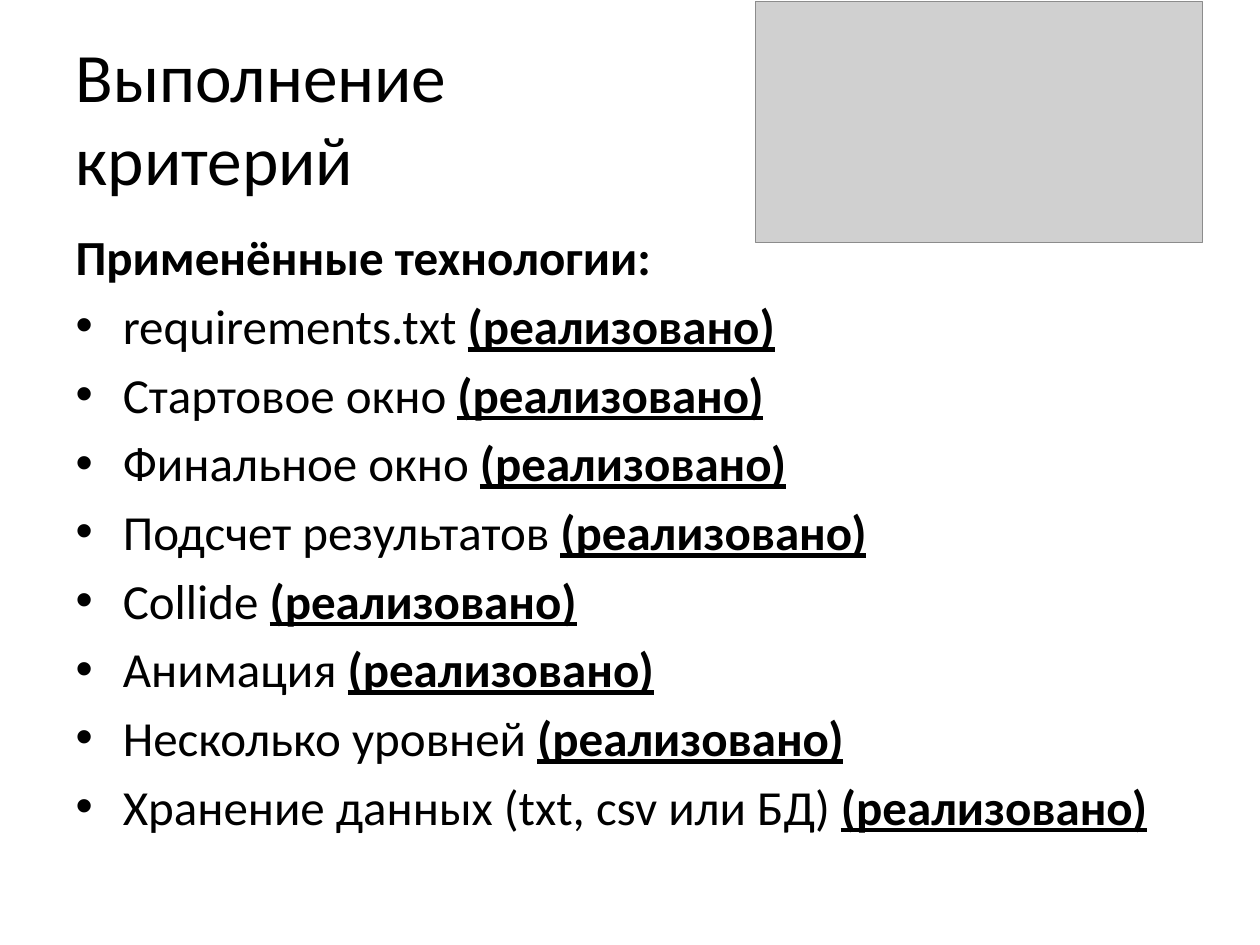
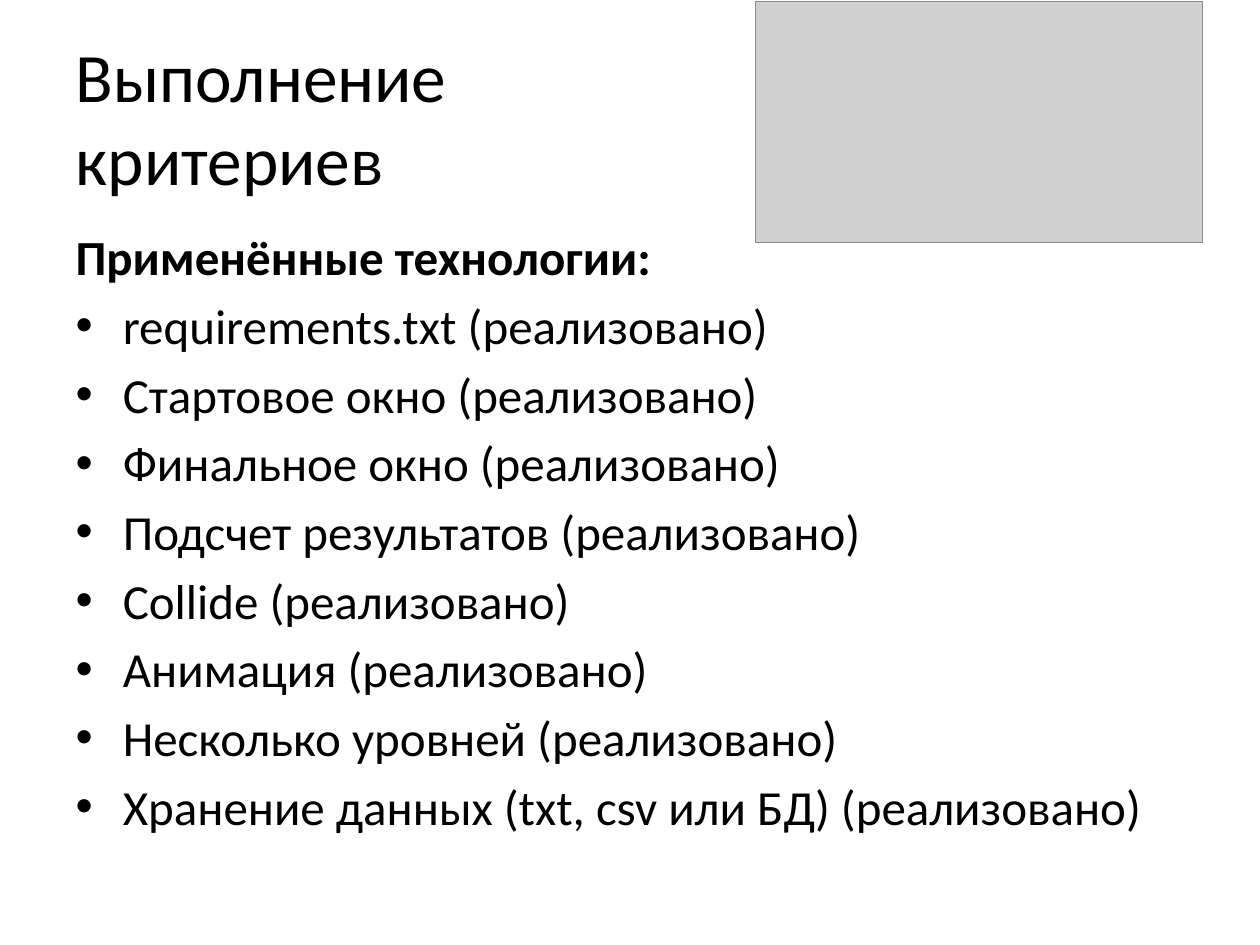
Before and after one commit to novd7/yandex_project2_tetris, a slide deck: slide 9 of defence_of_project/presentation.pptx. Drawn at 1260x945 pixels with LibreOffice and Linux fonts; fonts in the diff are those of the drawing; grey boxes stand for pictures. Boxes give left, top, right and bottom in pixels: in the first picture for what was removed or moved away, otherwise in the second. Text is boxed around its words. In the diff, an @@ line names an element or a change of style, - is before the commit and + after.

```diff
--- a/defence_of_project/presentation.pptx
+++ b/defence_of_project/presentation.pptx
@@ title at (76,57,447,197): text changed @@
-Выполнение критерий
+Выполнение критериев
@@ text at (123,308,1141,833): bold off, underline off in "(реализовано)", "(реализовано)", "(реализовано)", "(реализовано)" and 4 more places @@
```
Also in this commit, not shown: 1 other slide changed, 1 other file.
